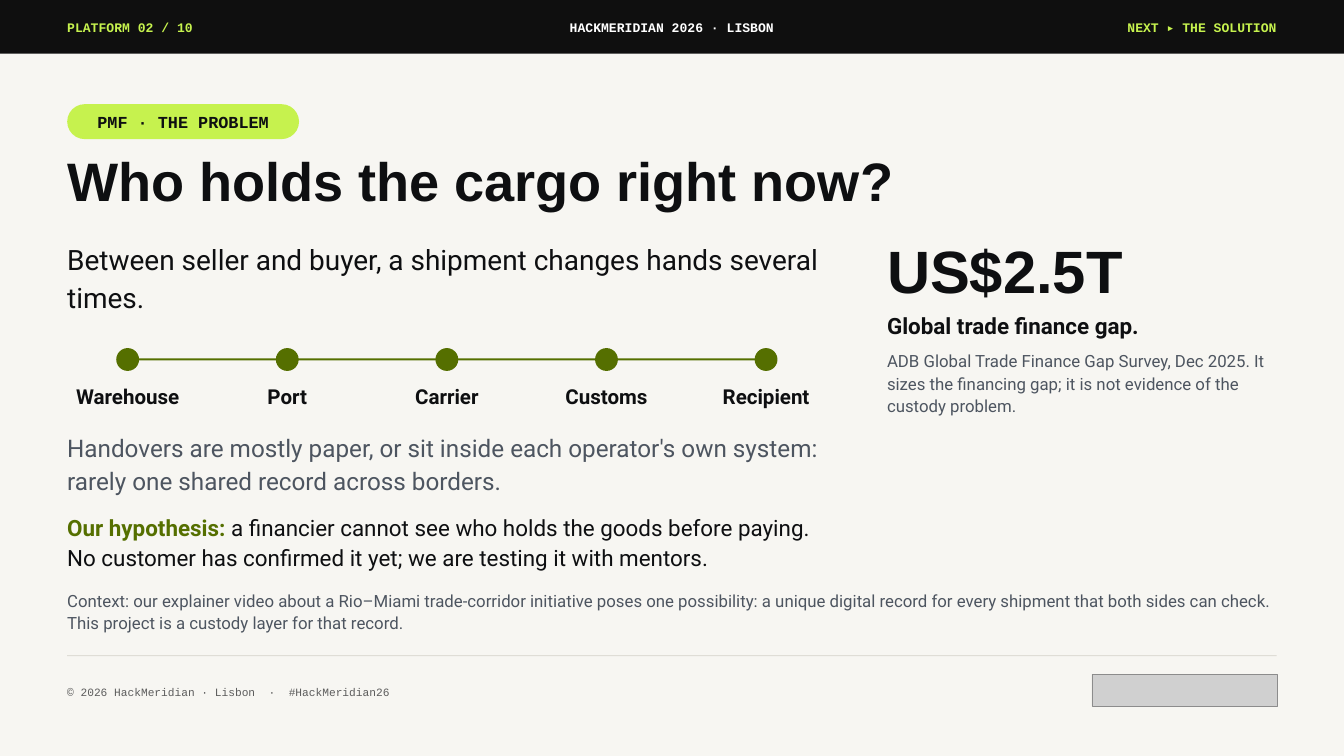
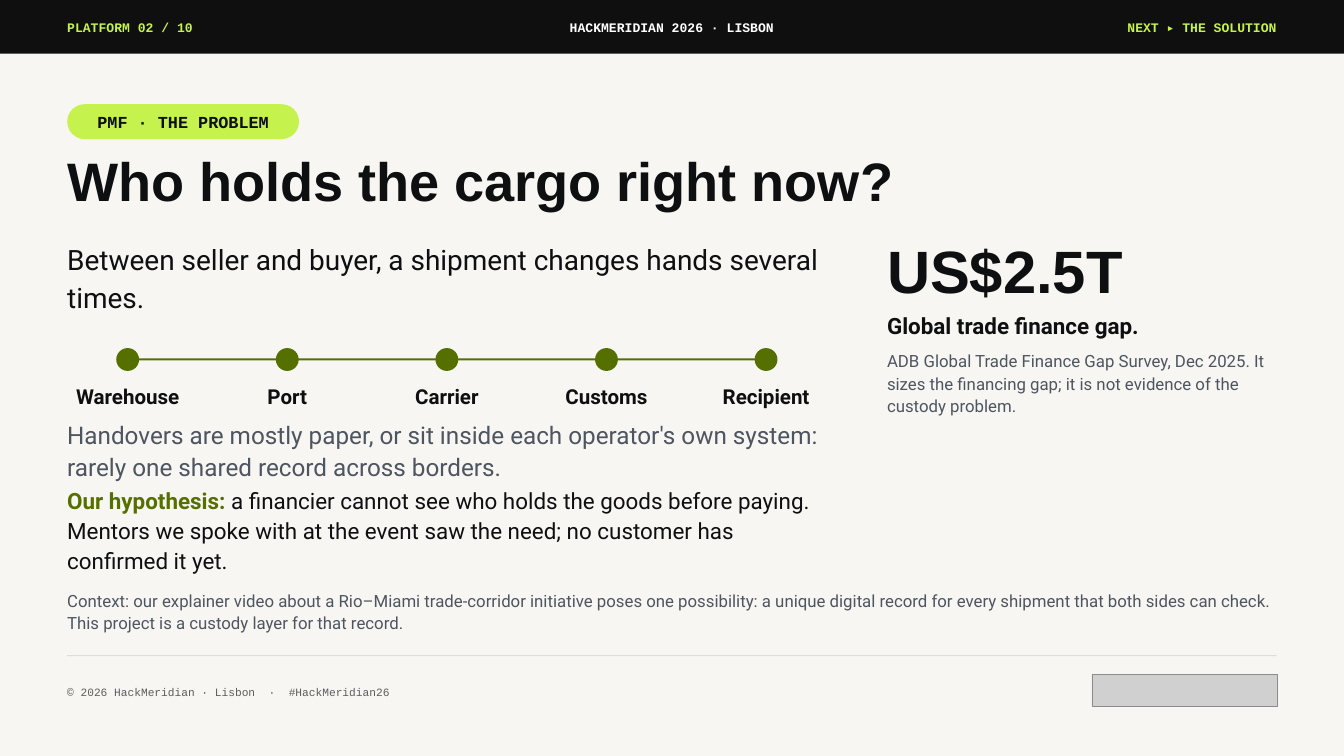
Before and after one commit to pwsaragossy/hackmeridian-cos, a slide deck: slide 2 of projects/hackmeridian-rail/deck/radox-custody-rail.pptx. Drawn at 1344x756 pixels with LibreOffice and Linux fonts; fonts in the diff are those of the drawing; grey boxes stand for pictures. Boxes give left, top, right and bottom in pixels: in the first picture for what was removed or moved away, otherwise in the second. Text is boxed around its words. In the diff, an @@ line names an element or a change of style, - is before the commit and + after.

```diff
--- a/projects/hackmeridian-rail/deck/radox-custody-rail.pptx
+++ b/projects/hackmeridian-rail/deck/radox-custody-rail.pptx
@@ text "Handovers are mostly paper, or ...": place and size @@
-text "Handovers are mostly paper, or ..." at [67,439,817,495]
+text "Handovers are mostly paper, or ..." at [67,426,817,481]
@@ text at [67,492,809,574]: text changed @@
-Our hypothesis: a financier cannot see who holds the goods before paying. No customer has confirmed it yet; we are testing it with mentors.
+Our hypothesis: a financier cannot see who holds the goods before paying. Mentors we spoke with at the event saw the need; no customer has confirmed it yet.
```
Also in this commit, not shown: 3 other files.
